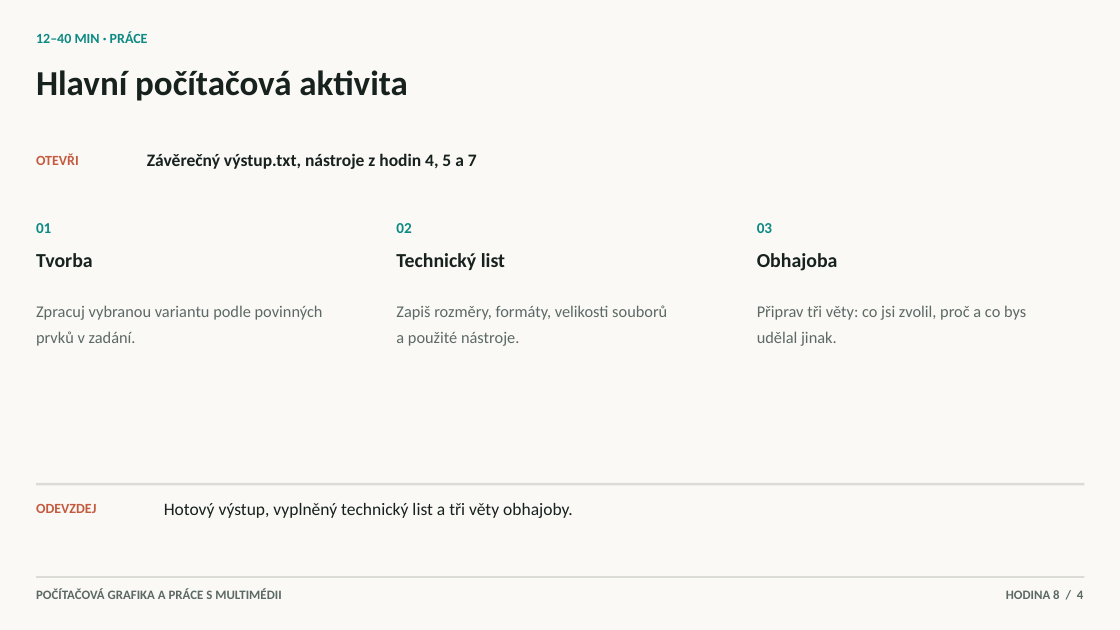
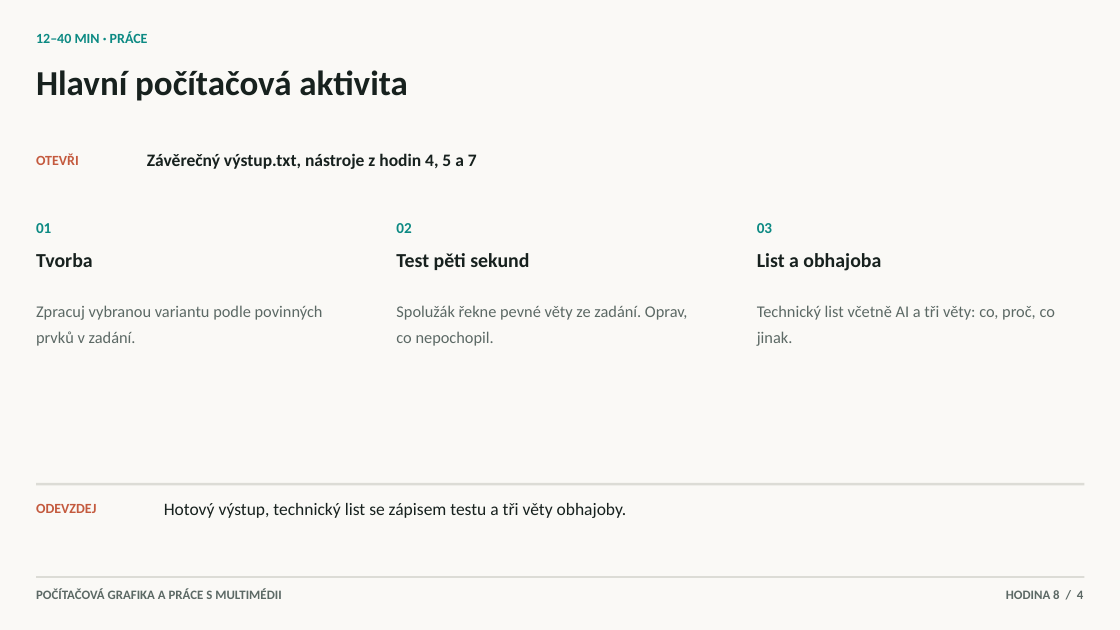
Before and after one commit to hlaska18/karel_hlas-web, a slide deck: slide 4 of public/materialy/1L/6/Prezentace k hodinám/8. Závěrečný výstup a obhajoba.pptx. Drawn at 1120x630 pixels with LibreOffice and Linux fonts; fonts in the diff are those of the drawing. Boxes give left, top, right and bottom in pixels: in the first picture for what was removed or moved away, otherwise in the second. Text is boxed around its words. In the diff, an @@ line names an element or a change of style, - is before the commit and + after.

```diff
--- a/public/materialy/1L/6/Prezentace k hodinám/8. Závěrečný výstup a obhajoba.pptx
+++ b/public/materialy/1L/6/Prezentace k hodinám/8. Závěrečný výstup a obhajoba.pptx
@@ text at <box>396,253,529,270</box>: text changed @@
-Technický list
+Test pěti sekund
@@ text at <box>757,253,881,271</box>: text changed @@
-Obhajoba
+List a obhajoba
@@ text at <box>396,305,688,346</box>: text changed @@
-Zapiš rozměry, formáty, velikosti souborů a použité nástroje.
+Spolužák řekne pevné věty ze zadání. Oprav, co nepochopil.
@@ text at <box>757,305,1055,346</box>: text changed @@
-Připrav tři věty: co jsi zvolil, proč a co bys udělal jinak.
+Technický list včetně AI a tři věty: co, proč, co jinak.
@@ text at <box>164,503,627,518</box>: text changed @@
-Hotový výstup, vyplněný technický list a tři věty obhajoby.
+Hotový výstup, technický list se zápisem testu a tři věty obhajoby.
```
Also in this commit, not shown: 5 other slides changed, 13 other files.
